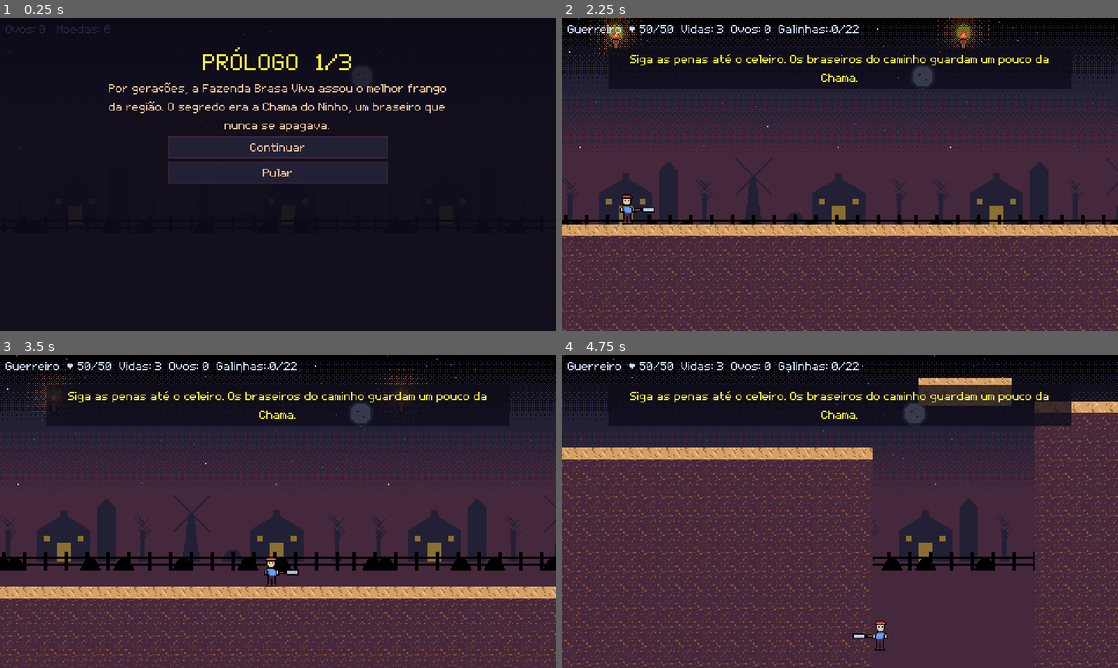
Above: before the commit, frames 1-4 (two rows, left to right).
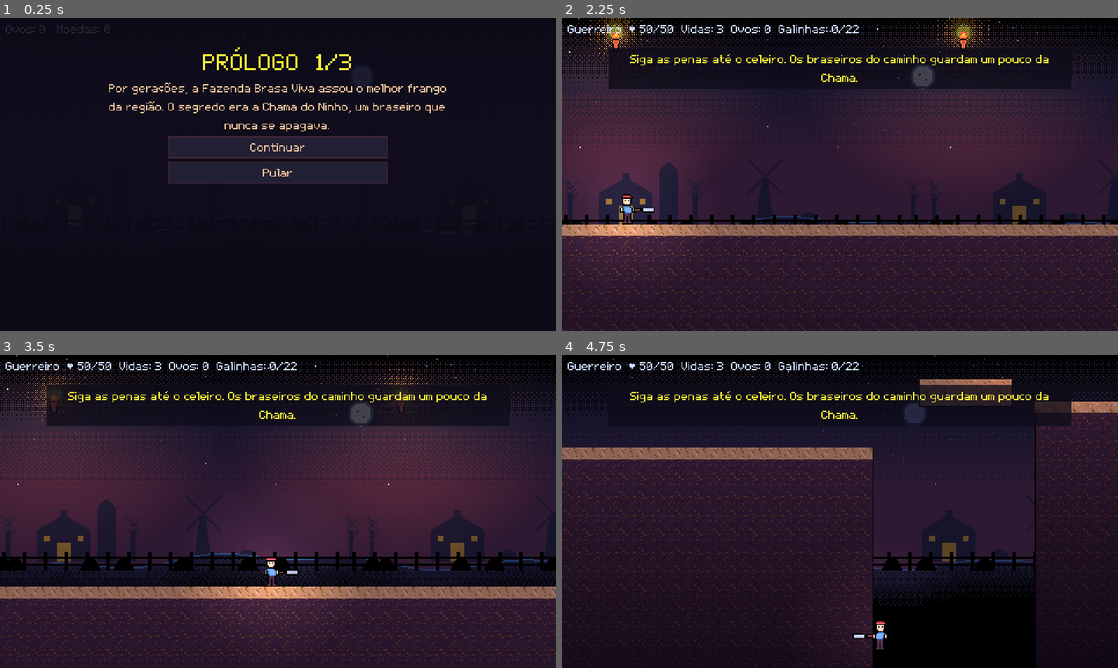
Above: after the commit, the same moments.

Repository: Douglas-Marcondes/grill-or-be-grilled
Game: Godot game, scene res://jogo.tscn
Two runs of this game, one before a commit and one after it. Both use one fixed random seed, a clock stepped at 60 frames per second and the inputs below.
Inputs:
- Up to frame 1 (0.25 s): no input
- Up to frame 2 (2.25 s): click "Continuar" at 0.5 s; click "Pular" at 1.25 s; click "Guerreiro · Espada" at 2 s
- Up to frame 3 (3.5 s): hold D (andar_direita) from 2.78 s (still down); tap J (atacar) at 2.85 s; tap Space (pular) at 3.02 s
- Up to frame 4 (4.75 s): tap Shift (esquivar) at 3.6 s; tap Space (pular) at 3.77 s; release D (andar_direita) at 4.28 s; hold A (andar_esquerda) from 4.28 s (still down); tap J (atacar) at 4.35 s

The runs differ from the first frame. In frame 2, 34% of the frame differs, in the area x 0-100%, y 0-100%; in frame 3, 34%; in frame 4, 62%.

Commit message:
Luz por região, volume no terreno e colinas no fundo
Escuridão ambiente (CanvasModulate) que fecha da fazenda ao porão; tochas,
braseiros acesos e o herói com PointLight2D. Blocos de terreno com sombra de
profundidade e contorno. Fundo ganha colinas até o rodapé e horizonte de
640px com espaçamento irregular. Teste novo: teste_da_iluminacao.

Claude-Session: https://claude.ai/code/session_01F6cpgqed1FaERwkTz9ciWh

Diff:
--- a/grill-or-be-grilled/braseiro.gd
+++ b/grill-or-be-grilled/braseiro.gd
@@ -36,7 +36,7 @@
 
 
 func _mostrar_chama(visivel: bool) -> void:
-	for parte in [tocha.chama, tocha.halo]:
+	for parte in [tocha.chama, tocha.halo, tocha.luz]:
 		if parte:
 			parte.visible = visivel
 
--- a/grill-or-be-grilled/fase1.gd
+++ b/grill-or-be-grilled/fase1.gd
@@ -12,6 +12,7 @@
 const Limites = preload("res://scripts/limites.gd")
 const Historia = preload("res://scripts/historia.gd")
 const Menus = preload("res://scripts/menus.gd")
+const Iluminacao = preload("res://scripts/iluminacao.gd")
 
 const LEVEL_END := 10000.0
 var ui: CanvasLayer
@@ -74,6 +75,7 @@
 		return
 	Terreno.montar(level_art)
 	Tochas.montar(level_art)
+	add_child(Iluminacao.new())
 	_build_world_walls()
 
 
@@ -174,6 +176,10 @@
 	player.position = checkpoint
 	player.configure(GameData.selected_class)
 	_register_level_object(player)
+	# Luz fraca no heroi: no porao escuro ele nunca some entre duas tochas.
+	var luz_do_heroi := Iluminacao.luz(Iluminacao.COR_DO_HEROI, 0.6, 1.3)
+	luz_do_heroi.position.y = -14.0
+	player.add_child(luz_do_heroi)
 	var camera: Camera2D = player.camera
 	if camera:
 		camera.limit_left = 0
--- /dev/null
+++ b/grill-or-be-grilled/ferramentas/teste_da_iluminacao.gd
@@ -0,0 +1,69 @@
+extends Node2D
+
+# Testes da camada visual de luz e volume: escuridao ambiente por regiao, luz
+# nas tochas e no heroi, braseiro apagado sem luz, e terreno com sombra de
+# profundidade e contorno.
+#
+#   ./Godot_v4.7.2-stable_linux.x86_64 --headless --path grill-or-be-grilled \
+#       res://ferramentas/teste_da_iluminacao.tscn
+
+const Iluminacao = preload("res://scripts/iluminacao.gd")
+const AcabamentoDoTerreno = preload("res://scripts/acabamento_do_terreno.gd")
+
+var _falhas: PackedStringArray = []
+
+func _ready() -> void:
+	_testar_regioes()
+	_testar_acabamento()
+	var game := preload("res://jogo.tscn").instantiate()
+	add_child(game)
+	await get_tree().process_frame
+	game.choose_class("Guerreiro")
+	await get_tree().process_frame
+	_testar_luzes_da_fase(game)
+	for falha in _falhas:
+		printerr("FALHOU: %s" % falha)
+	if _falhas.is_empty():
+		print("ILUMINACAO_OK 6 verificacoes")
+	get_tree().quit(0 if _falhas.is_empty() else 1)
+
+
+func _testar_regioes() -> void:
+	var achadas := [Iluminacao.regiao_de(100.0), Iluminacao.regiao_de(4000.0), Iluminacao.regiao_de(9000.0)]
+	_exigir("regiao por X", achadas == ["fazenda", "entrada", "porao"], str(achadas))
+	var fazenda: Color = Iluminacao.AMBIENTE["fazenda"]
+	var porao: Color = Iluminacao.AMBIENTE["porao"]
+	_exigir("porao mais escuro que a fazenda", porao.get_luminance() < fazenda.get_luminance(),
+		"fazenda=%s porao=%s" % [fazenda, porao])
+
+
+func _testar_acabamento() -> void:
+	var bloco := Polygon2D.new()
+	bloco.polygon = PackedVector2Array([Vector2(0, 0), Vector2(64, 0), Vector2(64, 300), Vector2(0, 300)])
+	AcabamentoDoTerreno.aplicar(bloco)
+	var cores := bloco.vertex_colors
+	_exigir("topo claro e fundo escuro", cores.size() == 4 and cores[0] == Color.WHITE and cores[2].get_luminance() < 0.5,
+		str(cores))
+	_exigir("contorno fechado", bloco.get_node_or_null("Contorno") is Line2D and bloco.get_node("Contorno").closed,
+		str(bloco.get_children()))
+	bloco.free()
+
+
+func _testar_luzes_da_fase(game: Node) -> void:
+	var ambiente := game.find_children("*", "CanvasModulate", false, false)
+	_exigir("fase tem escuridao ambiente", ambiente.size() == 1, "achados=%d" % ambiente.size())
+	var tochas_sem_luz := 0
+	var tochas := 0
+	for no in game.get_node("EditorPreview/Cenario").get_children():
+		if str(no.name).begins_with("Tocha"):
+			tochas += 1
+			if no.find_children("*", "PointLight2D", true, false).is_empty():
+				tochas_sem_luz += 1
+	var heroi_tem_luz: bool = not game.player.find_children("*", "PointLight2D", false, false).is_empty()
+	_exigir("tochas e heroi iluminam", tochas > 0 and tochas_sem_luz == 0 and heroi_tem_luz,
+		"tochas=%d sem_luz=%d heroi=%s" % [tochas, tochas_sem_luz, heroi_tem_luz])
+
+
+func _exigir(nome: String, condicao: bool, detalhe: String) -> void:
+	if not condicao:
+		_falhas.append("%s: %s" % [nome, detalhe])
--- /dev/null
+++ b/grill-or-be-grilled/ferramentas/teste_da_iluminacao.tscn
@@ -0,0 +1,4 @@
+[gd_scene load_steps=2 format=3]
+[ext_resource type="Script" path="res://ferramentas/teste_da_iluminacao.gd" id="1"]
+[node name="TesteDaIluminacao" type="Node2D"]
+script = ExtResource("1")
--- a/grill-or-be-grilled/jogo.tscn
+++ b/grill-or-be-grilled/jogo.tscn
@@ -7,6 +7,7 @@
 [ext_resource type="Texture2D" path="res://Artes/gerado/fundo_lua.png" id="11_lua"]
 [ext_resource type="Texture2D" path="res://Artes/gerado/fundo_silhueta.png" id="12_silhueta"]
 [ext_resource type="Texture2D" path="res://Artes/gerado/fundo_cerca.png" id="13_cerca"]
+[ext_resource type="Texture2D" path="res://Artes/gerado/fundo_colinas.png" id="14_colinas"]
 
 [node name="GrillOrBeGrilled" type="Node2D" unique_id=1082397383]
 script = ExtResource("1_game")
@@ -38,14 +39,25 @@
 
 [node name="CamadaSilhueta" type="Parallax2D" parent="FundoParallax" unique_id=771200306]
 scroll_scale = Vector2(0.28, 0)
-repeat_size = Vector2(320, 0)
-repeat_times = 60
+repeat_size = Vector2(640, 0)
+repeat_times = 30
 
 [node name="Silhueta" type="Sprite2D" parent="FundoParallax/CamadaSilhueta" unique_id=771200307]
 texture_filter = 1
 position = Vector2(0, 106)
 centered = false
 texture = ExtResource("12_silhueta")
+
+[node name="CamadaColinas" type="Parallax2D" parent="FundoParallax" unique_id=771200312]
+scroll_scale = Vector2(0.4, 0)
+repeat_size = Vector2(640, 0)
+repeat_times = 30
+
+[node name="Colinas" type="Sprite2D" parent="FundoParallax/CamadaColinas" unique_id=771200313]
+texture_filter = 1
+position = Vector2(0, 168)
+centered = false
+texture = ExtResource("14_colinas")
 
 [node name="CamadaCerca" type="Parallax2D" parent="FundoParallax" unique_id=771200308]
 scroll_scale = Vector2(0.52, 0)
--- /dev/null
+++ b/grill-or-be-grilled/scripts/acabamento_do_terreno.gd
@@ -0,0 +1,53 @@
+@tool
+extends RefCounted
+
+## Da volume aos blocos de terreno: sombra de profundidade e contorno.
+##
+## Sem isto cada plataforma era um retangulo com o mesmo tile do topo ao fundo,
+## sem borda -- o "recortado em papel" que deixava a fase com cara de prototipo.
+## Plataformistas em pixel art resolvem com duas coisas baratas: o miolo escurece
+## conforme se afasta da superficie (o olho le "isto e fundo, nao se pisa") e um
+## contorno escuro separa o bloco do fundo.
+##
+## E @tool porque scripts/previa_do_editor.gd veste a fase no editor com o mesmo
+## codigo; o Line2D criado aqui nao tem owner e sai antes de salvar, e
+## `vertex_colors` esta no retrato da prévia.
+##
+## Exemplo:
+##     AcabamentoDoTerreno.aplicar($EditorPreview/Cenario/Trecho1)
+
+## Distancia (px) abaixo do topo em que o miolo chega a cor mais escura.
+const PROFUNDIDADE_DA_SOMBRA := 150.0
+const COR_DO_FUNDO := Color(0.32, 0.26, 0.40)
+const COR_DO_CONTORNO := Color(0.0, 0.0, 0.0, 0.85)
+
+
+static func aplicar(arte: Polygon2D) -> void:
+	"""Escurece o bloco com a profundidade e desenha o contorno."""
+	if arte.polygon.size() < 3:
+		push_error("AcabamentoDoTerreno.aplicar: %s tem %d vertices; esperado >= 3" % [arte.name, arte.polygon.size()])
+		return
+	arte.vertex_colors = _cores_por_profundidade(arte.polygon)
+	arte.add_child(_contorno(arte.polygon))
+
+
+static func _cores_por_profundidade(pontos: PackedVector2Array) -> PackedColorArray:
+	var topo := pontos[0].y
+	for ponto in pontos:
+		topo = minf(topo, ponto.y)
+	var cores := PackedColorArray()
+	for ponto in pontos:
+		var fundura := clampf((ponto.y - topo) / PROFUNDIDADE_DA_SOMBRA, 0.0, 1.0)
+		cores.append(Color.WHITE.lerp(COR_DO_FUNDO, fundura))
+	return cores
+
+
+static func _contorno(pontos: PackedVector2Array) -> Line2D:
+	var linha := Line2D.new()
+	linha.name = "Contorno"
+	linha.points = pontos
+	linha.closed = true
+	linha.width = 1.0
+	linha.default_color = COR_DO_CONTORNO
+	linha.texture_filter = CanvasItem.TEXTURE_FILTER_NEAREST
+	return linha
--- /dev/null
+++ b/grill-or-be-grilled/scripts/iluminacao.gd
@@ -0,0 +1,81 @@
+extends CanvasModulate
+
+## Escuridao ambiente da fase, mais fechada a cada regiao que se desce.
+##
+## Antes tudo era desenhado em brilho cheio: a tocha "acesa" nao iluminava nada
+## e o porao tinha a mesma luz da fazenda ao luar. Com o CanvasModulate o mundo
+## escurece e cada PointLight2D (tochas, braseiros, heroi) abre uma poca de luz
+## -- e o que da atmosfera de masmorra. A interface fica num CanvasLayer proprio
+## e nao e afetada.
+##
+## Segue a camera ativa, e nao o heroi, para valer tambem no menu e nas
+## ferramentas de captura.
+##
+## Exemplo:
+##     add_child(Iluminacao.new())
+##     heroi.add_child(Iluminacao.luz(Iluminacao.COR_DO_HEROI, 0.55, 1.4))
+
+const Terreno = preload("res://scripts/terreno.gd")
+
+const AMBIENTE := {
+	"fazenda": Color(0.66, 0.62, 0.82),
+	"entrada": Color(0.46, 0.40, 0.52),
+	"porao": Color(0.34, 0.32, 0.44),
+}
+const COR_DO_HEROI := Color(1.0, 0.92, 0.80)
+const COR_DO_FOGO := Color(1.0, 0.62, 0.30)
+## Quanto maior, mais rapido a luz muda ao cruzar a fronteira de regiao.
+const RAPIDEZ_DA_TRANSICAO := 1.5
+const LADO_DA_TEXTURA := 128
+
+static var _textura: GradientTexture2D
+
+
+func _ready() -> void:
+	color = AMBIENTE["fazenda"]
+
+
+func _process(delta: float) -> void:
+	var camera := get_viewport().get_camera_2d()
+	if not camera:
+		return
+	var alvo: Color = AMBIENTE[regiao_de(camera.get_screen_center_position().x)]
+	color = color.lerp(alvo, 1.0 - exp(-delta * RAPIDEZ_DA_TRANSICAO))
+
+
+static func regiao_de(x: float) -> String:
+	"""Mesmas fronteiras do material do terreno, para luz e chao mudarem juntos."""
+	if x < Terreno.FIM_DA_FAZENDA:
+		return "fazenda"
+	if x < Terreno.FIM_DA_ENTRADA:
+		return "entrada"
+	return "porao"
+
+
+static func luz(cor: Color, energia: float, escala: float) -> PointLight2D:
+	"""PointLight2D circular e suave, pronta para pendurar num no."""
+	var ponto := PointLight2D.new()
+	ponto.name = "Luz"
+	ponto.texture = _textura_de_luz()
+	ponto.color = cor
+	ponto.energy = energia
+	ponto.texture_scale = escala
+	return ponto
+
+
+static func _textura_de_luz() -> GradientTexture2D:
+	# Uma textura para todas as luzes: sao dezenas de tochas na fase.
+	if _textura:
+		return _textura
+	var degrade := Gradient.new()
+	degrade.set_color(0, Color.WHITE)
+	degrade.set_color(1, Color(1, 1, 1, 0))
+	degrade.add_point(0.45, Color(1, 1, 1, 0.45))
+	_textura = GradientTexture2D.new()
+	_textura.gradient = degrade
+	_textura.fill = GradientTexture2D.FILL_RADIAL
+	_textura.fill_from = Vector2(0.5, 0.5)
+	_textura.fill_to = Vector2(1.0, 0.5)
+	_textura.width = LADO_DA_TEXTURA
+	_textura.height = LADO_DA_TEXTURA
+	return _textura
--- a/grill-or-be-grilled/scripts/previa_do_editor.gd
+++ b/grill-or-be-grilled/scripts/previa_do_editor.gd
@@ -30,7 +30,7 @@
 ## Tudo que Terreno e Tochas alteram nos nos de layout. E desta lista que sai o
 ## retrato guardado antes de vestir.
 const PROPRIEDADES_DA_VESTIMENTA := ["polygon", "offset", "scale", "texture",
-		"texture_repeat", "color", "visible"]
+		"texture_repeat", "color", "vertex_colors", "visible"]
 
 ## Classe e arma mostradas no editor. Fixas porque o autoload GameData nao roda
 ## no editor, logo nao ha "arma equipada" para consultar aqui.
--- a/grill-or-be-grilled/scripts/terreno.gd
+++ b/grill-or-be-grilled/scripts/terreno.gd
@@ -9,6 +9,8 @@
 ##
 ## Exemplo:
 ##     Terreno.montar($EditorPreview/Cenario)
+
+const AcabamentoDoTerreno = preload("res://scripts/acabamento_do_terreno.gd")
 
 const PASTA_TILES := "res://Artes/gerado/tile_%s.png"
 
@@ -52,6 +54,7 @@
 		if _tem_prefixo(arte.name, PREFIXOS_DE_CORPO):
 			var papel := "faixa" if caixa.size.y <= ALTURA_DE_SALIENCIA else "corpo"
 			_vestir(arte, MATERIAIS[regiao][papel])
+			AcabamentoDoTerreno.aplicar(arte)
 			if _criar_colisao(arte):
 				corpos += 1
 		elif str(arte.name).begins_with(PREFIXO_DE_FAIXA):
--- a/grill-or-be-grilled/scripts/tochas.gd
+++ b/grill-or-be-grilled/scripts/tochas.gd
@@ -16,6 +16,7 @@
 ##     Tochas.montar($EditorPreview/Cenario)
 
 const Sprites = preload("res://scripts/sprites.gd")
+const Iluminacao = preload("res://scripts/iluminacao.gd")
 
 const PREFIXO := "Tocha"
 const QUADROS_DE_CHAMA := 4
@@ -42,8 +43,14 @@
 	const ALFA_BASE := 0.40
 	const ALFA_PULSO := 0.09
 
+	const ENERGIA_DA_LUZ := 1.4
+	const ESCALA_DA_LUZ := 2.4
+
 	var chama: Sprite2D
 	var halo: Sprite2D
+	## Luz que ilumina o cenario em volta (so em jogo; no editor nao ha
+	## escuridao ambiente e a luz so lavaria a fase).
+	var luz: PointLight2D
 	var tempo := 0.0
 
 	func _ready() -> void:
@@ -56,6 +63,10 @@
 		chama = Sprites.anexar(self, "tocha_chama", QUADROS_DE_CHAMA,
 				Vector2(-tamanho_da_chama.x / 2.0, -tamanho_da_chama.y))
 		halo = _montar_halo()
+		if not Engine.is_editor_hint():
+			luz = Iluminacao.luz(Iluminacao.COR_DO_FOGO, ENERGIA_DA_LUZ, ESCALA_DA_LUZ)
+			luz.position.y = -6.0
+			add_child(luz)
 
 	func _montar_halo() -> Sprite2D:
 		var tamanho := Sprites.celula("brilho", 1)
@@ -81,3 +92,5 @@
 			chama.frame = int(tempo * 11.0) % QUADROS_DE_CHAMA
 		if halo:
 			halo.modulate.a = ALFA_BASE + ALFA_PULSO * sin(tempo * 7.0)
+		if luz:
+			luz.energy = ENERGIA_DA_LUZ + 0.12 * sin(tempo * 7.0)
Binary file added: grill-or-be-grilled/Artes/gerado/fundo_colinas.png
Not shown, added: grill-or-be-grilled/Artes/gerado/fundo_colinas.png.import
Binary file changed: grill-or-be-grilled/Artes/gerado/fundo_silhueta.png
Not shown, added: grill-or-be-grilled/ferramentas/teste_dos_menus.gd.uid
Not shown, added: grill-or-be-grilled/ferramentas/teste_dos_sons.gd.uid
Not shown, added: grill-or-be-grilled/scripts/acabamento_do_terreno.gd.uid
Not shown, added: grill-or-be-grilled/scripts/iluminacao.gd.uid
Not shown, changed: PENDENCIAS.md
